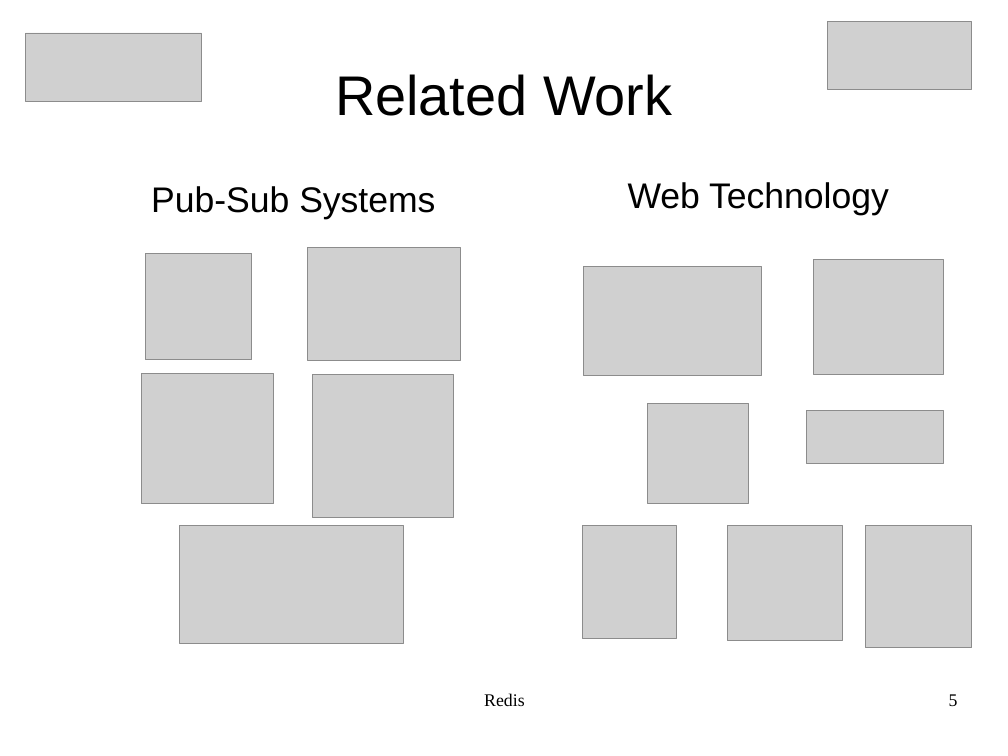
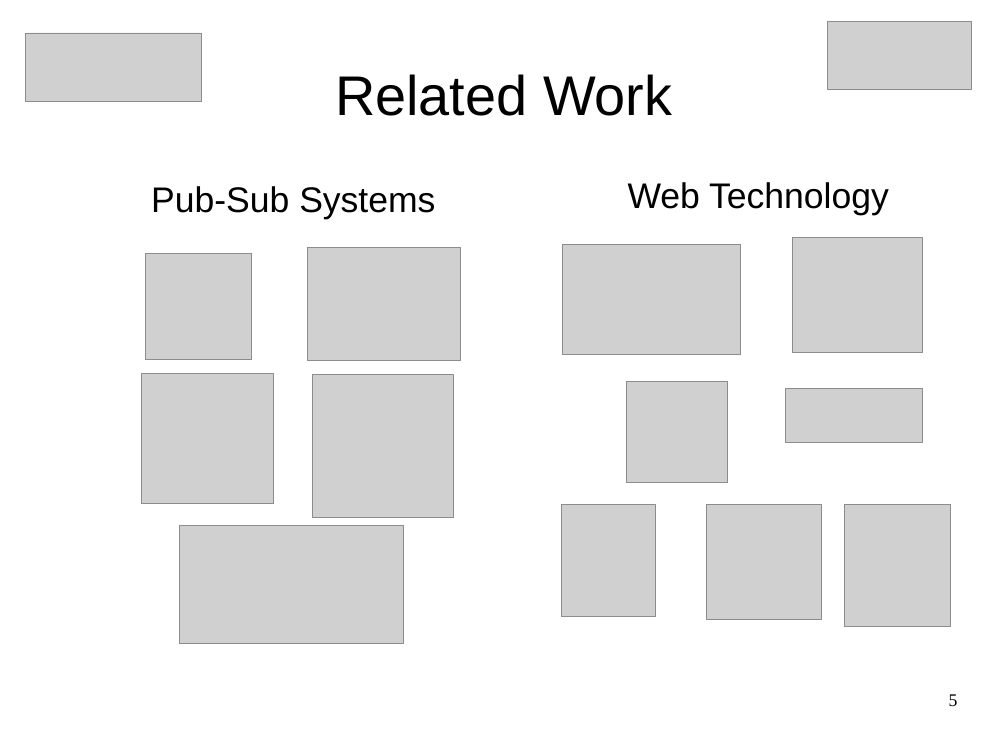
Before and after one commit to JGAntunes/pulsarcast, a slide deck: slide 5 of project-report/presentation.odp. Drawn at 1008x756 pixels with LibreOffice and Linux fonts; fonts in the diff are those of the drawing; grey boxes stand for pictures. Boxes give left, top, right and bottom in pixels: in the first picture for what was removed or moved away, otherwise in the second. Text is boxed around its words. In the diff, an @@ line names an element or a change of style, - is before the commit and + after.

```diff
--- a/project-report/presentation.odp
+++ b/project-report/presentation.odp
@@ 7 pictures: place and size @@
-7 pictures at <box>583,259,972,649</box>
+7 pictures at <box>562,238,951,627</box>
@@ text removed at <box>484,693,525,706</box> @@
-Redis
```
Also in this commit, not shown: 8 other slides changed, 5 slides added, 1 slide removed, 1 other file.
